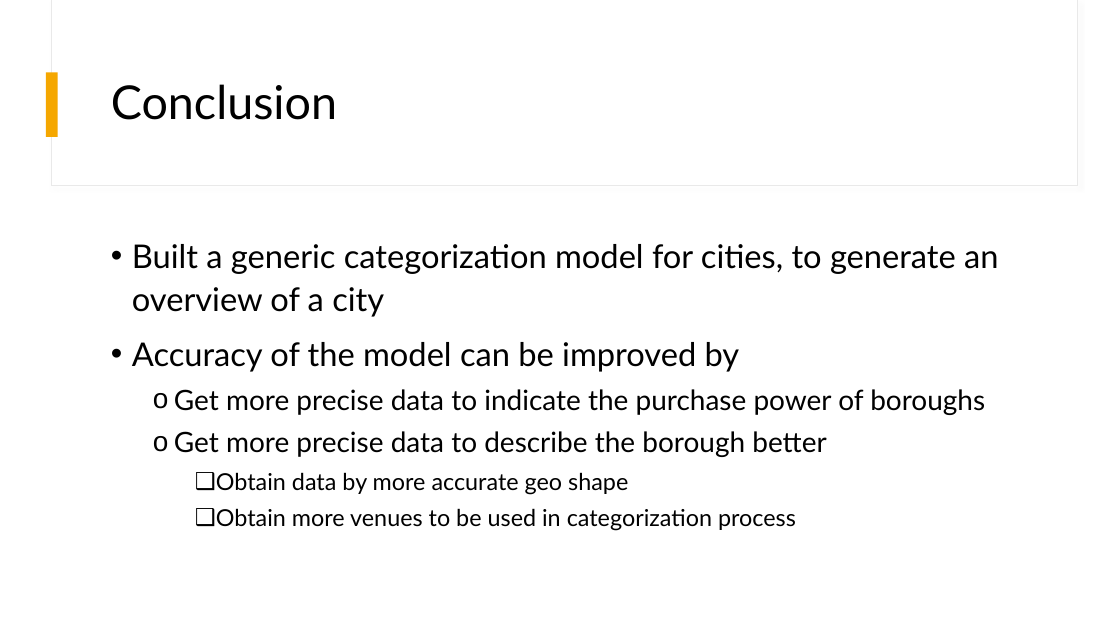
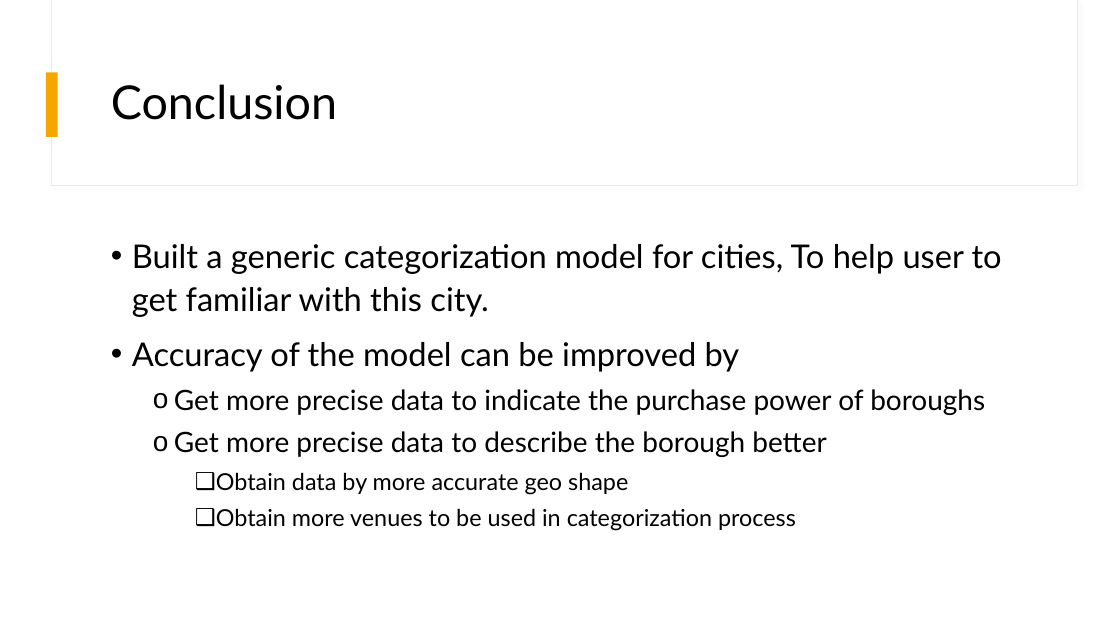
Before and after one commit to mark-locatechs/Coursera_Capstone, a slide deck: slide 12 of Open a Restaurant In London - Presentation.pptx. Drawn at 1120x630 pixels with LibreOffice and Linux fonts; fonts in the diff are those of the drawing. Boxes give left, top, right and bottom in pixels: in the first picture for what was removed or moved away, otherwise in the second. Text is boxed around its words. In the diff, an @@ line names an element or a change of style, - is before the commit and + after.

```diff
--- a/Open a Restaurant In London - Presentation.pptx
+++ b/Open a Restaurant In London - Presentation.pptx
@@ text at bbox=[132, 244, 1002, 317]: text changed @@
-• Built a generic categorization model for cities, to generate an overview of a city
+• Built a generic categorization model for cities, To help user to get familiar with this city.
```
Also in this commit, not shown: 2 other files.
